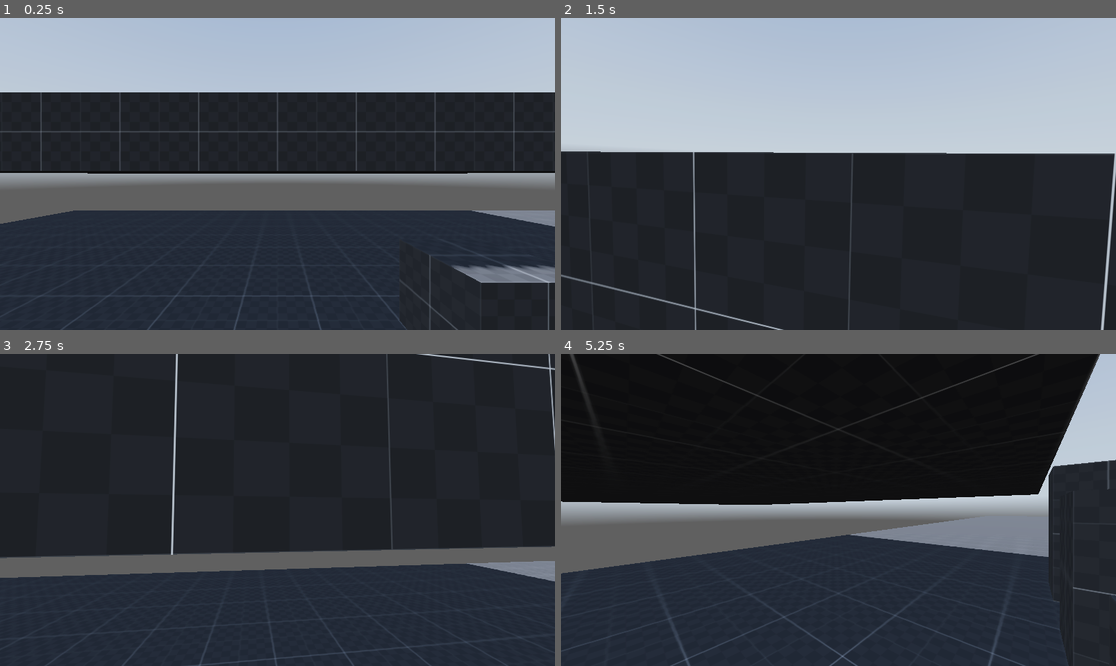
Above: before the commit, frames 1-4 (two rows, left to right).
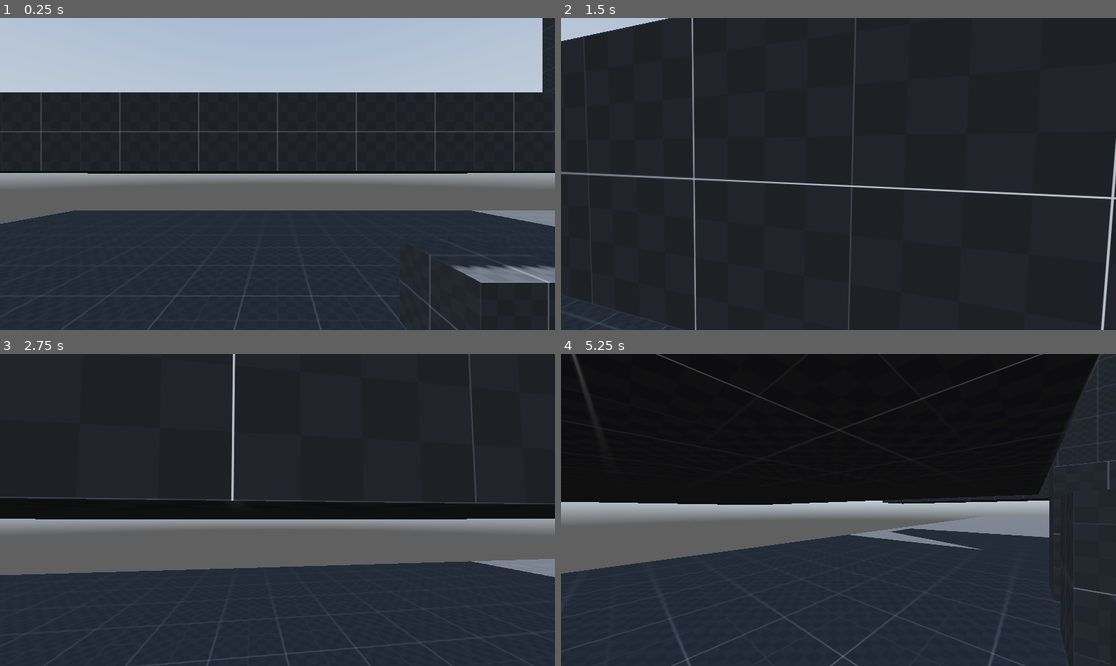
Above: after the commit, the same moments.

Repository: DrSpaniel/_Godot
Game: Godot game, scene res://scenes/main.tscn
The game is run twice, just before and just after one commit, with the same random seed, the same clock (stepped at 60 frames per second) and the same inputs. A sky picture missing from this copy of the repository is replaced by a grey-blue gradient.
Inputs (mouse positions are in pixels of both pictures, inside the frame that each line leads up to):
- Up to frame 1 (0.25 s): no input
- Up to frame 2 (1.5 s): tap Enter at 0.5 s; move the mouse to (866, 174) at 0.52 s; hold Space (crouch) 0.53-1.28 s; hold W (forward) from 0.53 s (still down); tap Shift (sprint) at 0.8, 1.35 s; move the mouse to (810, 174) at 1.27 s
- Up to frame 3 (2.75 s): keep holding W (forward); tap Space (crouch) at 1.55 s; move the mouse to (288, 503) at 2.02 s; press the mouse at (288, 503) at 2.03 s; tap Shift (sprint) at 2.3 s
- Up to frame 4 (5.25 s): keep holding W (forward); move the mouse to (832, 516) at 2.77 s; release the mouse at (832, 516) at 2.78 s; tap Space (crouch) at 2.85, 4.55 s; move the mouse to (877, 513) at 3.52 s; hold Alt (freelook) 3.53-4.28 s; tap Shift (sprint) at 3.8, 4.35 s; move the mouse to (794, 506) at 4.27 s; move the mouse to (844, 510) at 5.02 s; hold Space (crouch) from 5.03 s (still down)

The runs differ from the first frame. In frame 1, 0.5% of the frame differs, in the area x 97-100%, y 0-24%; in frame 2, 44%, in the area x 0-100%, y 0-100%; in frame 3, 16%; in frame 4, 4.6%.

Commit message:
trying to do crouchjump..... got tired
tomorrow!!!

Diff:
--- a/fps_test1/scenes/main.tscn
+++ b/fps_test1/scenes/main.tscn
@@ -236,6 +236,12 @@
 size = Vector3(20, 1, 20)
 material = SubResource("StandardMaterial3D_k0juu")
 
+[node name="cieling2" type="CSGBox3D" parent="stage"]
+transform = Transform3D(1, 0, 0, 0, 1, 0, 0, 0, 1, 14.5, 256.787, 0.0209999)
+use_collision = true
+size = Vector3(3, 509.9, 20)
+material = SubResource("StandardMaterial3D_k0juu")
+
 [node name="env" type="Node3D" parent="."]
 
 [node name="WorldEnvironment" type="WorldEnvironment" parent="env"]
--- a/fps_test1/scripts/player.gd
+++ b/fps_test1/scripts/player.gd
@@ -38,7 +38,7 @@
 
 var crouch_counter = 0.0
 var min_crouch_counter = 5.0
-var max_crouch_counter = 10.0
+var max_crouch_counter = 11.0
 var is_charging = false
 
 
@@ -136,7 +136,7 @@
 	# Handling movement states
 
 	# Crouching
-	if Input.is_action_pressed("crouch") or sliding:
+	if is_on_floor() and Input.is_action_pressed("crouch") or sliding:			#made this only if on floor cause i need a different type of crouch logic to have crouch jumping
 		current_speed = lerp(current_speed, crouch_speed, delta * lerp_speed)
 		head.position.y = lerp(head.position.y, crouch_depth, delta * lerp_speed)
 		standing_collision.disabled = true
@@ -163,6 +163,8 @@
 		sprinting = false
 		crouched = true
 
+	elif ray_cast_3d.is_colliding():
+		crouch_counter = 0.0
 	elif !ray_cast_3d.is_colliding():
 		# Uncrouching / Standing
 
@@ -174,11 +176,15 @@
 		#print("can sprint, jump")
 		if Input.is_action_pressed("sprint"):
 			# Sprinting
-			current_speed = lerp(current_speed, sprint_speed, delta * lerp_speed)
-			if horizontal_velocity.length() > 7:		#this is here cause i wanna allow sliding to happen not just when sprinting. like TF2
-				walking = false
-				sprinting = true
-				crouched = true
+			if is_on_floor():
+				current_speed = lerp(current_speed, sprint_speed, delta * lerp_speed/4)
+				if horizontal_velocity.length() > 7:		#this is here cause i wanna allow sliding to happen not just when sprinting. like TF2
+					walking = false
+					sprinting = true
+					crouched = true
+					print("can sprint")
+				else:
+					print("cant't sprint")
 
 		elif Input.is_action_just_released("crouch") and is_on_floor():		#im pretty sure this is getting broken by the above sprint thing, when i jump while in a slide and also holding sprint it does not jump.;
 			do_jump(crouch_counter)
@@ -240,6 +246,11 @@
 	# Add the gravity.
 	if not is_on_floor():
 		velocity += get_gravity() * delta
+		if Input.is_action_just_pressed("crouch"):		#cant fix this.... yet
+			print("crouchJump")
+		elif Input.is_action_just_released("crouch"):
+			print("crouchJumpRelease")
+
 
 
 	#Handle landing animations
@@ -281,10 +292,10 @@
 	move_and_slide()
 
 func do_jump(charge):
-	print("jumping via function")
 	print("crouch:", int(charge))
 
-	velocity.y = jump_velocity * charge/10	#YESSSSS!!!!!! THIS WORKS!!!!!!!!!!!!
+	#velocity.y = jump_velocity * charge/10	#YESSSSS!!!!!! THIS WORKS!!!!!!!!!!!!
+	velocity.y = jump_velocity * 6.8/10		#to make sure crouch jumping works, putting this here so i can have something solid to work with
 	sliding = false
 	is_charging = false
 	animation_player.play("jumping")
Not shown, removed: fps_test1/fps_test1.pck
